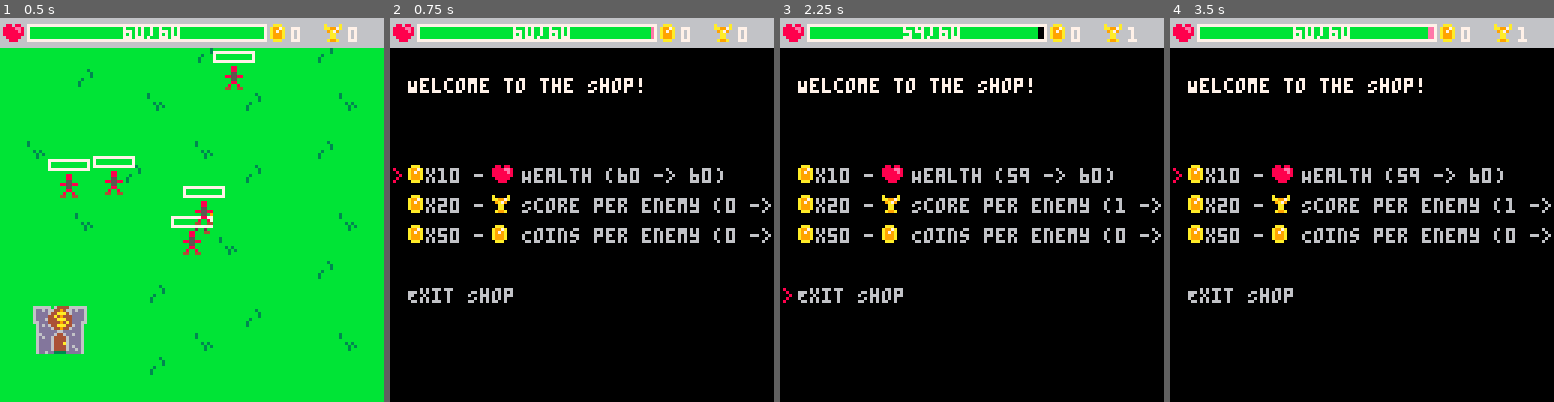
Above: before the commit, frames 1-4 (left to right).
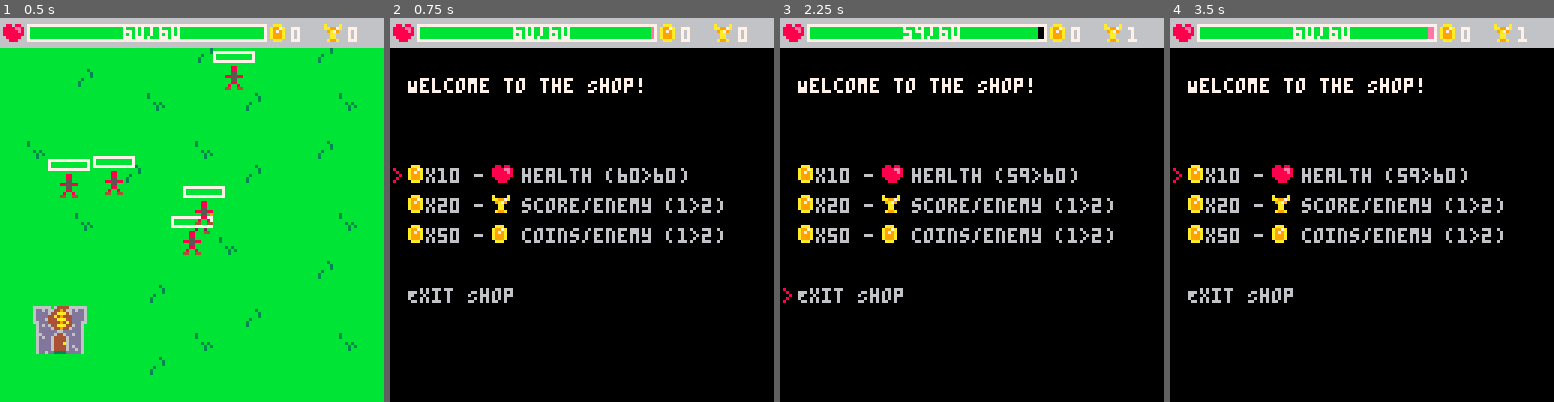
Above: after the commit, the same moments.

Repository: PancakedRivet/last-minute-hero
Game: PICO-8 cartridge last-minute-hero.p8
The game is run twice, just before and just after one commit, with the same random seed, the same clock (stepped at 60 frames per second) and the same inputs.
Inputs:
- Up to frame 1 (0.5 s): tap X (X key) at 0.33 s
- Up to frame 2 (0.75 s): tap O (Z key) at 0.7 s
- Up to frame 3 (2.25 s): tap X (X key) at 1.07, 1.85 s; hold Right 1.6-2.1 s; tap O (Z key) at 1.7, 2.1 s; hold Up from 2.15 s (still down)
- Up to frame 4 (3.5 s): release Up at 2.42 s; hold Right 2.47-3.03 s; tap O (Z key) at 2.5, 2.9, 3.3 s; tap X (X key) at 2.97 s; hold Left from 3.08 s (still down)

Frame 1 is identical in both runs. In frame 2, 1.7% of the frame differs, in the area x 34-100%, y 39-59%; in frame 3, 1.7%; in frame 4, 1.7%.

Commit message:
Updating shop

Diff:
--- a/main.lua
+++ b/main.lua
@@ -8,14 +8,14 @@
     enemies = {}
     coins = {}
     shop_item_names = {
-        health_item_name = "Health",
-        score_item_name = "Score per enemy",
-        money_item_name = "Coins per enemy"
+        health_item_name = "health",
+        score_item_name = "score/enemy",
+        money_item_name = "coins/enemy"
     }
     shop_items = {
-        {name=shop_item_names.health_item_name, cost=10, sprite=game_sprites.health, health_restore=5, func=get_shop_item_values_health},
-        {name=shop_item_names.score_item_name, cost=20, sprite=game_sprites.score, score_increase=100, func=function() return player.score, player.score + 100 end},
-        {name=shop_item_names.money_item_name, cost=50, sprite=game_sprites.coin, coins_increase=5, func=function() return player.coins, player.coins + 5 end}
+        {name=shop_item_names.health_item_name, cost=10, sprite=game_sprites.health, func=function() return player.health, min(player.health + 5, player.max_health) end},
+        {name=shop_item_names.score_item_name, cost=20, sprite=game_sprites.score, func=function() return player.score_value, player.score_value + 1 end},
+        {name=shop_item_names.money_item_name, cost=50, sprite=game_sprites.coin, func=function() return player.coin_value, player.coin_value + 1 end}
     }
     shop_selected_index = 1
 end
--- a/scripts/player.lua
+++ b/scripts/player.lua
@@ -15,7 +15,9 @@
         attack_tick_end = 5,
         defense = 5,
         score = 0,
-        coins = 0
+        score_value = 1,
+        coins = 0,
+        coin_value = 1,
     }
     return player
 end
@@ -73,7 +75,7 @@
                         if enemy.health <= 0 then
                             del(enemies, enemy)
                             add(coins, { x = enemy.x, y = enemy.y, sp = game_sprites.coin }) -- Spawn a coin where the enemy died
-                            _player.score += 1
+                            _player.score += _player.score_value
                         end
                     end
                 end
@@ -106,7 +108,7 @@
 function update_check_coin_collection(_player)
     for coin in all(coins) do
         if abs(_player.x - coin.x) < 8 and abs(_player.y - coin.y) < 8 then
-            _player.coins += 1
+            _player.coins += _player.coin_value
             del(coins, coin)
         end
     end
--- a/scripts/states/shop.lua
+++ b/scripts/states/shop.lua
@@ -1,13 +1,5 @@
 local function get_shop_exit_index()
     return #shop_items + 1
-end
-
--- TODO shouldn't be indexing using hardcoded 1
--- Function to retrieve the current and proposed values for the health item
-function get_shop_item_values_health()
-    local current_health = player.health
-    local proposed_health = min(player.health + shop_items[1].health_restore, player.max_health)
-    return current_health, proposed_health
 end
 
 function update_shop()
@@ -71,7 +63,7 @@
         spr(game_sprites.coin, _display_x_start, _display_y_start + (line_height * index) + _sprite_y_offset)
         -- TODO Break this into seperate print statements
         -- The cost of the item and it's name with space for the sprite in between
-        print("x" .. item.cost .. " -   " .. item.name .. " (" .. _current_value .. " -> " .. _proposed_value .. ")", _display_x_start + _sprite_x_offset, _display_y_start + (line_height * index), colours.light_grey)
+        print("x" .. item.cost .. " -   " .. item.name .. " (" .. _current_value .. ">" .. _proposed_value .. ")", _display_x_start + _sprite_x_offset, _display_y_start + (line_height * index), colours.light_grey)
         spr(item.sprite, _display_x_start + _shop_cost_x_offset, _display_y_start + (line_height * index) + _sprite_y_offset)
         if index == shop_selected_index then
             print(">", _cursor_x, _display_y_start + (line_height * index), colours.red)
@@ -85,6 +77,6 @@
     end
 
     if shop_selected_index <= #shop_items and shop_items[shop_selected_index].name == shop_item_names.health_item_name then
-        draw_shop_health_preview(player, shop_items[shop_selected_index].health_restore)
+        draw_shop_health_preview(player, 5)
     end
 end
